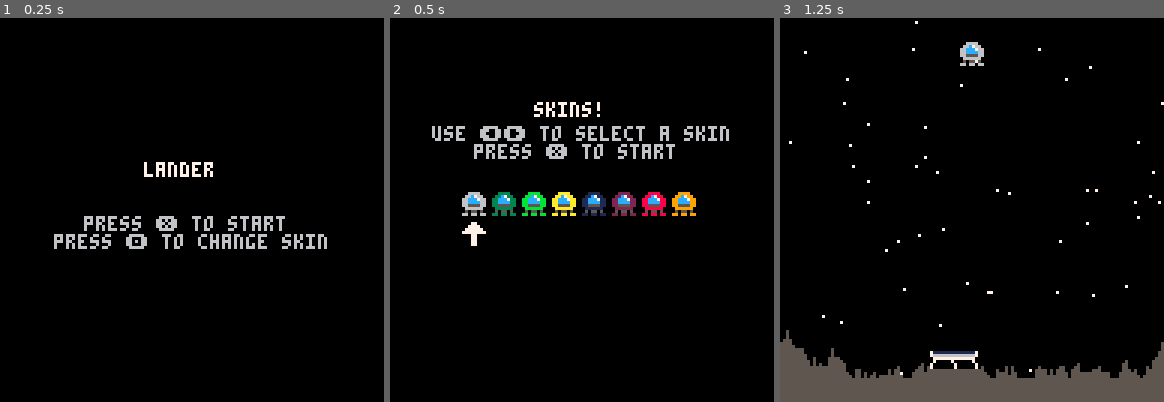
Above: before the commit, frames 1-3 (left to right).
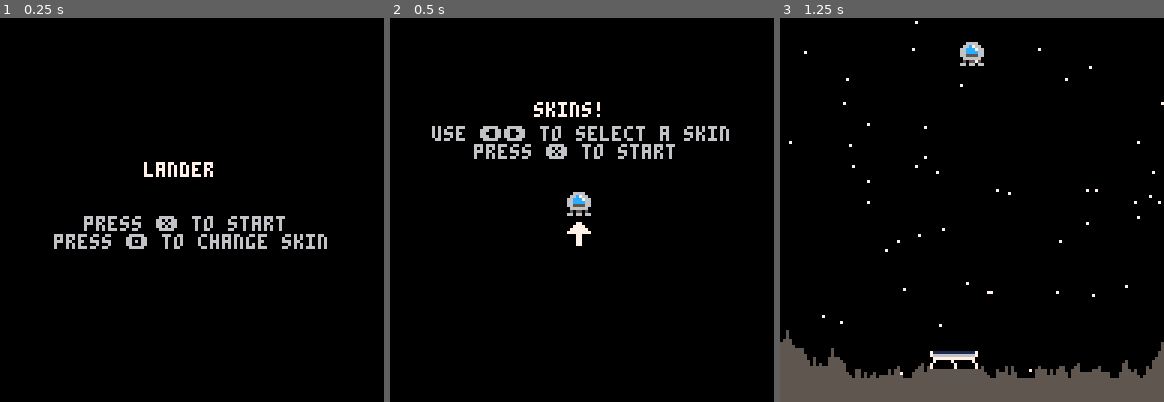
Above: after the commit, the same moments.

Repository: picobeep/lander
Game: PICO-8 cartridge lander.p8
Same seed, same stepped clock (60 frames per second), same inputs: the game is played once before the commit and once after it.
Inputs:
- Up to frame 1 (0.25 s): no input
- Up to frame 2 (0.5 s): tap O (Z key) at 0.33 s
- Up to frame 3 (1.25 s): tap O (Z key) at 0.7 s; tap X (X key) at 1.07 s

Frame 1 is identical in both runs. In frame 2, 2.9% of the frame differs, in the area x 18-80%, y 45-60%; in frame 3, nothing differs.

Commit message:
Add ability to unlock skins
also add more skins

Diff:
--- a/lander.p8
+++ b/lander.p8
@@ -3,7 +3,10 @@
 __lua__
 
 function _init()
-	player_skin = 0
+	unlocked_skins = {0}
+	player_skin = 1
+	num_dies = 0
+
 	title_init()
 end
 
@@ -49,20 +52,19 @@
 
 function skins_init()
 	mode=1
-	skins_num=7
 end
 
 function skins_update()
 	if (btnp(0)) then
 		player_skin-=1
-		if (player_skin < 0) then
-			player_skin =0
+		if (player_skin < 1) then
+			player_skin =1
 		end
 	end
 	if (btnp(1)) then
 		player_skin+=1
-		if (player_skin > skins_num) then
-			player_skin = skins_num
+		if (player_skin > #unlocked_skins) then
+			player_skin = #unlocked_skins
 		end
 	end
 	if (btnp(5)) then
@@ -75,11 +77,11 @@
 	print("skins!",48,28,7)
 	print("use ⬅️➡️ to select a skin",14,36,6)
 	print("press ❎ to start",28,42,6)
-	x_start=(128-(skins_num+1)*10)/2
+	x_start=(128-(#unlocked_skins+2)*10)/2
 	y=58
 
-	for i=0,skins_num do
-		spr(64+i,x_start+10*i,y)
+	for i=1,#unlocked_skins do
+		spr(64+unlocked_skins[i],x_start+10*i,y)
 	end
 	spr(11,x_start+10*player_skin,y+10)
 end
@@ -161,7 +163,7 @@
 	p.y=8
 	p.dx=0
 	p.dy=0
-	p.sprite=64+player_skin
+	p.sprite=64+unlocked_skins[player_skin]
 	p.alive=true
 	p.thrust=0.075
 end
@@ -257,57 +259,191 @@
 		sfx(1)
 	else
 		sfx(2)
-	end
-end
-…(52 lines of a section not shown)…
+		--num_dies +=1
+		--if num_dies == 5 then
+			--add(unlocked_skins, 11)
+		--end
+	end
+end
+…(182 lines of a section not shown)…
Not shown, changed: 138 lines of the sprite sheet (__gfx__) section of lander.p8
Not shown, changed: the thumbnail (__label__) section of lander.p8
